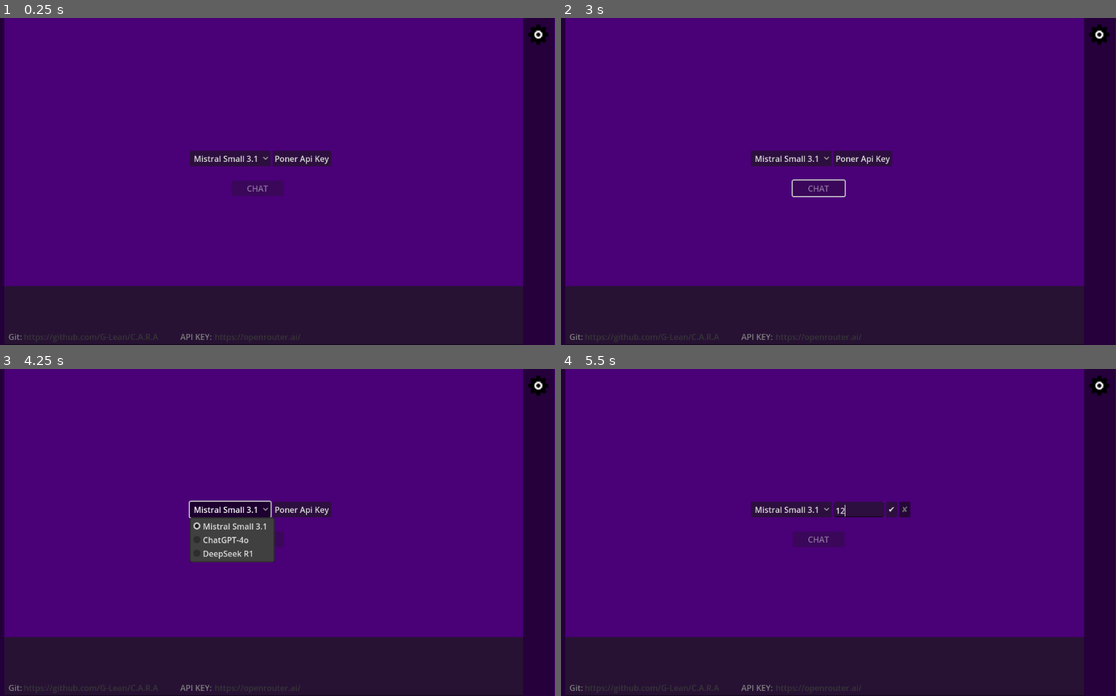
Above: before the commit, frames 1-4 (two rows, left to right).
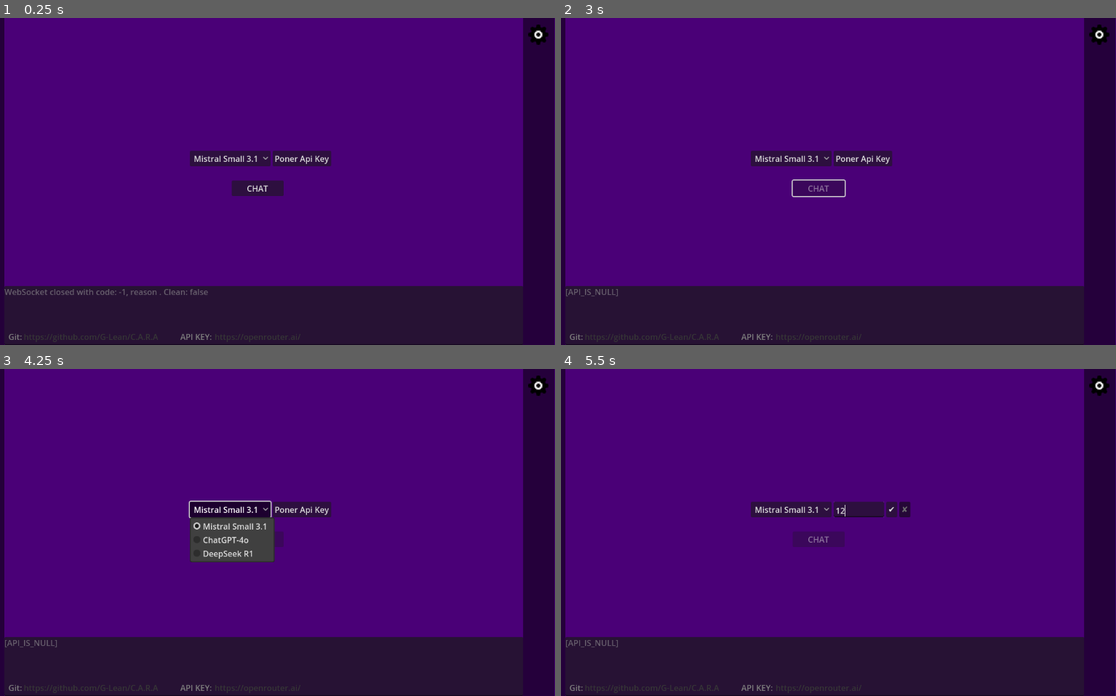
Above: after the commit, the same moments.

Repository: G-Lean/C.A.R.A
Game: Godot game, scene res://Scenes/server.tscn
Two runs of this game, one before a commit and one after it. Both use one fixed random seed, a clock stepped at 60 frames per second and the inputs below.
Inputs (mouse positions are in pixels of both pictures, inside the frame that each line leads up to):
- Up to frame 1 (0.25 s): no input
- Up to frame 2 (3 s): click "en" at 0.5 s; click "Limpiar Historial" at 1.25 s; click "Aplicar Cambios" at 2 s; click (816, 188) at 2.75 s, where only the run after the commit has a clickable "CHAT"
- Up to frame 3 (4.25 s): click "Mistral Small 3.1" at 3.5 s
- Up to frame 4 (5.5 s): click "Poner Api Key" at 4.25 s; click (860, 509) at 5.02 s; type "12" at 5.1 s

The runs differ from the first frame. In frame 1, 0.7% of the frame differs, in the area x 0-52%, y 49-86%; in frame 2, less than 0.1%; in frame 3, less than 0.1%; in frame 4, less than 0.1%.

Commit message:
Fix user name color settings

Diff:
--- a/Cara_godot/scripts/Balloon_text.gd
+++ b/Cara_godot/scripts/Balloon_text.gd
@@ -11,7 +11,7 @@
 	size_flags_horizontal = Control.SIZE_SHRINK_BEGIN
 	var user_name:Label = get_node("balloon_container/name")
 	var main_text:TextEdit = get_node("balloon_container/main_text")
-
+	user_name.label_settings.font_color = user_color
 	user_name.text = user
 	user_name.position.x = main_text.position.x
 	if right:
